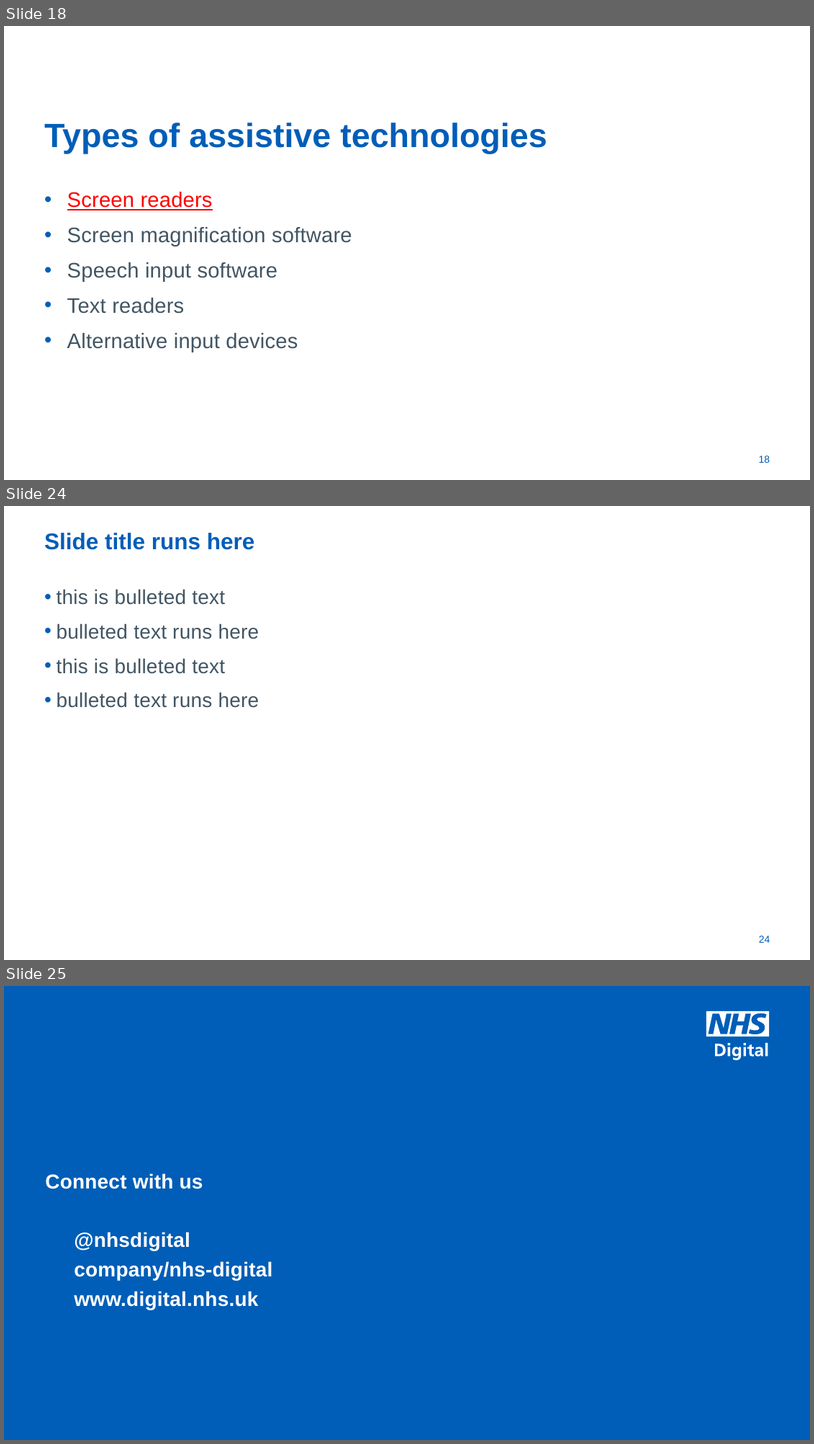
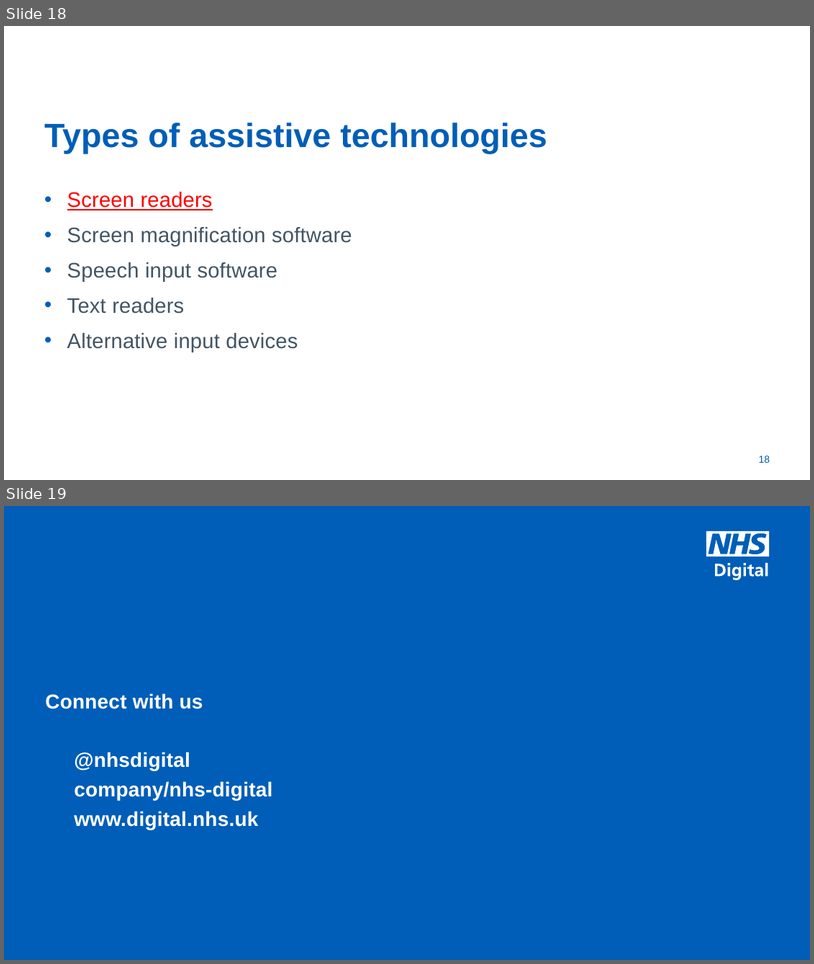
Before and after one commit to mcheung-nhs/accessibility, a slide deck: docs/presentations/vine-workshop/vine-workshop.pptx. Shown one above the other, each under a label of ours: slides 18, 24 and 25 before the commit, slides 18 and 19 after it; the slides between them are not shown. The pictures are 814x1444 and 814x964 pixels, drawn with LibreOffice and Linux fonts; fonts in the diff are those of the drawing; background and template pictures are left out. Boxes give left, top, right and bottom in pixels: in the first picture for what was removed or moved away, otherwise in the second. Text is boxed around its words. In the diff, an @@ line names an element or a change of style, - is before the commit and + after.

```diff
--- a/docs/presentations/vine-workshop/vine-workshop.pptx
+++ b/docs/presentations/vine-workshop/vine-workshop.pptx
@@ slide 24 removed at (4, 506, 810, 960), background #FFFFFF @@
@@ title removed at (44, 533, 255, 550) @@
-Slide title runs here
@@ text removed at (57, 589, 260, 708) @@
-• this is bulleted text
-• bulleted text runs here
-• this is bulleted text
-• bulleted text runs here
@@ page number removed at (759, 935, 771, 942) @@
-24
@@ what was slide 25 is now slide 19 @@
```
Also in this commit, not shown: 5 other slides removed, 9 other files.
